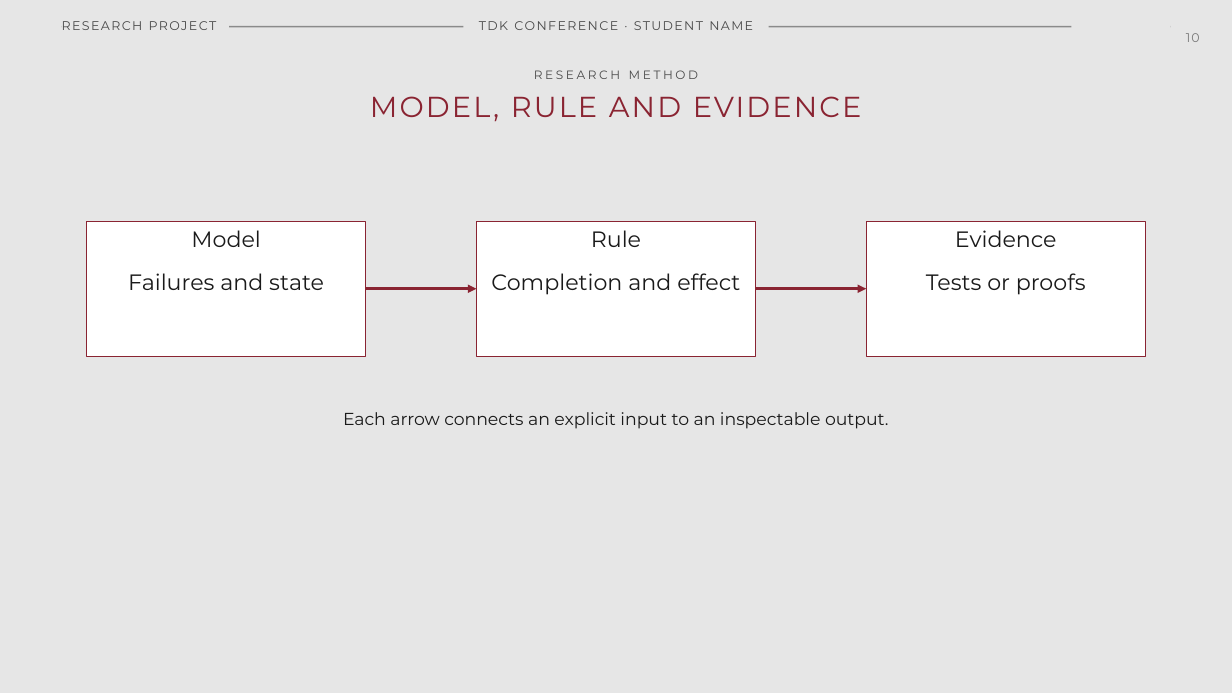
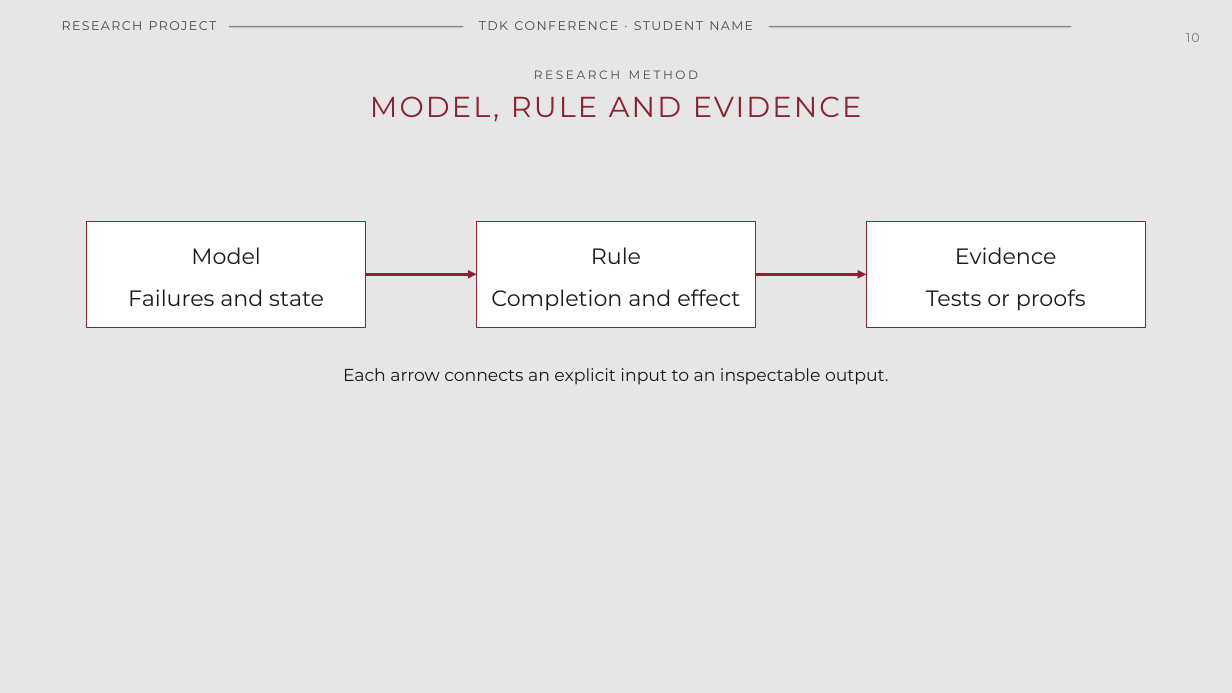
Before and after one commit to ftsrg-bclab-tdk/TDK-template, a slide deck: slide 10 of presentation/powerpoint/templates/ftsrg-current.potx. Drawn at 1232x693 pixels with LibreOffice and Linux fonts; fonts in the diff are those of the drawing; background and template pictures are left out. Boxes give left, top, right and bottom in pixels: in the first picture for what was removed or moved away, otherwise in the second. Text is boxed around its words. In the diff, an @@ line names an element or a change of style, - is before the commit and + after.

Commit message:
Fix cover titles and refine PowerPoint layouts
Make the BPM title treatment survive normal-case edits and give longer research titles a dedicated layout. Separate the portrait cover from the default cover, prevent title/subtitle overlap, and tighten supporting slide compositions.

```diff
--- a/presentation/powerpoint/templates/ftsrg-current.potx
+++ b/presentation/powerpoint/templates/ftsrg-current.potx
@@ rectangle "Model": place and size @@
-rectangle "Model" at (87, 222, 366, 357)
+rectangle "Model" at (87, 222, 366, 328)
@@ rectangle "Rule": place and size @@
-rectangle "Rule" at (477, 222, 756, 357)
+rectangle "Rule" at (477, 222, 756, 328)
@@ vertical alignment top to middle in 3 elements at (87, 222, 366, 328), (477, 222, 756, 328), (867, 222, 1146, 328) @@
@@ rectangle "Evidence": place and size @@
-rectangle "Evidence" at (867, 222, 1146, 357)
+rectangle "Evidence" at (867, 222, 1146, 328)
@@ arrow moved from (366, 288) - (477, 288) to (366, 274) - (477, 274) @@
@@ arrow moved from (756, 288) - (867, 288) to (756, 274) - (867, 274) @@
@@ text "Each arrow connects an explicit ...": place and size @@
-text "Each arrow connects an explicit ..." at (343, 412, 889, 429)
+text "Each arrow connects an explicit ..." at (343, 368, 889, 385)
```
Also in this commit, not shown: 5 other slides changed, 2 slides added, 7 other files.
